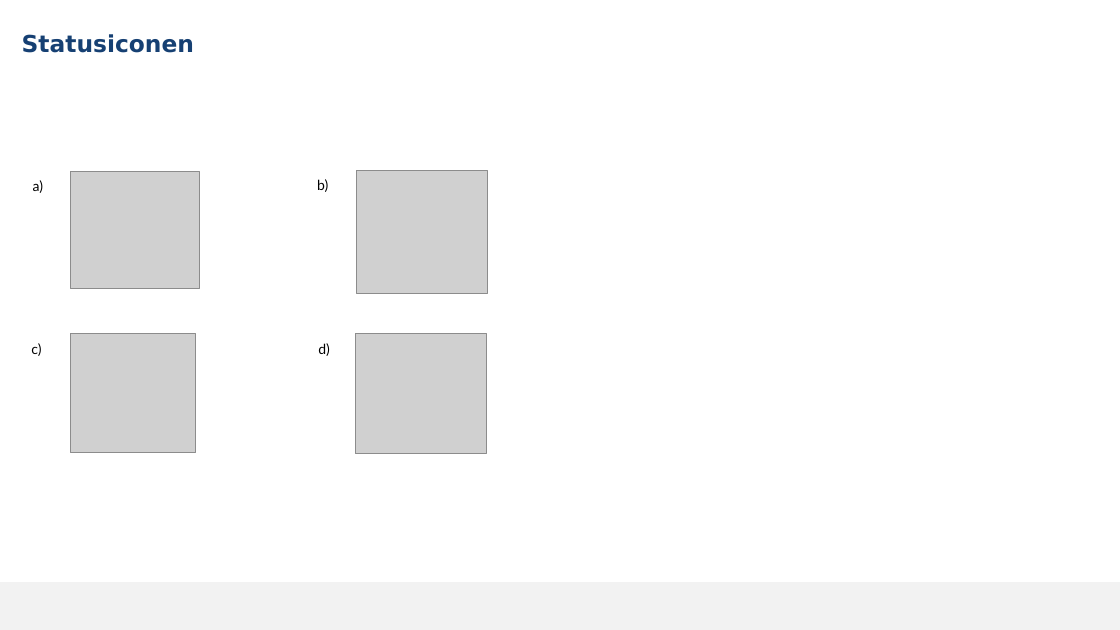
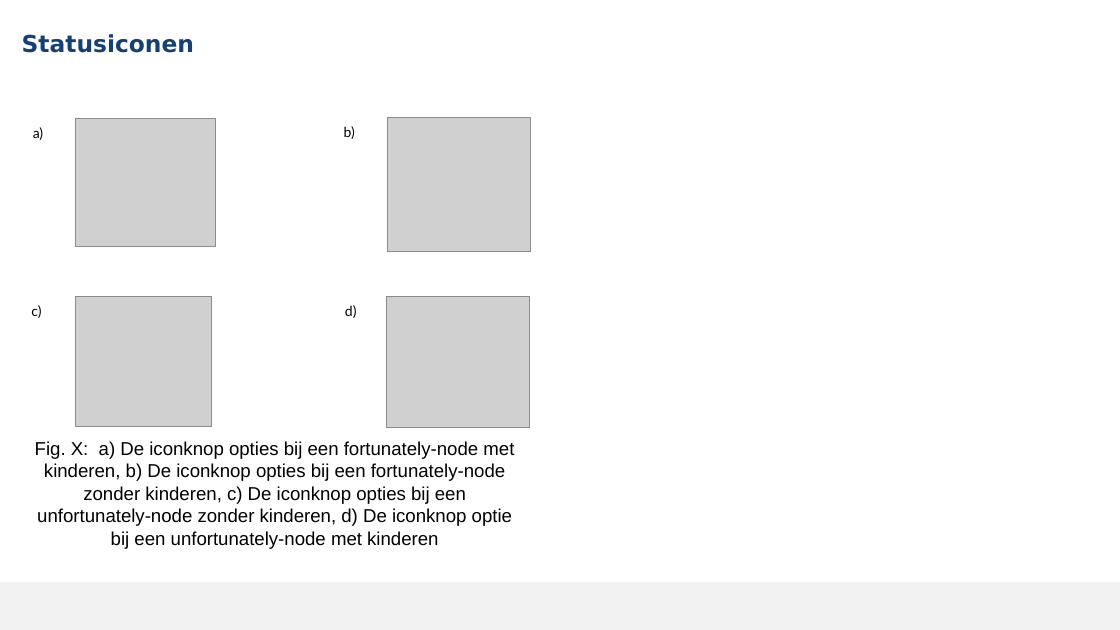
Before and after one commit to MikaG-1952764/masterproef, a slide deck: slide 14 of MP2526_Verdediging.pptx. Drawn at 1120x630 pixels with LibreOffice and Linux fonts; fonts in the diff are those of the drawing; grey boxes stand for pictures; background and template pictures are left out. Boxes give left, top, right and bottom in pixels: in the first picture for what was removed or moved away, otherwise in the second. Text is boxed around its words. In the diff, an @@ line names an element or a change of style, - is before the commit and + after.

```diff
--- a/MP2526_Verdediging.pptx
+++ b/MP2526_Verdediging.pptx
@@ text "a)": place and size @@
-text "a)" at <box>33,180,43,193</box>
+text "a)" at <box>33,127,43,140</box>
@@ picture: place and size @@
-picture at <box>71,171,199,288</box>
+picture at <box>75,119,215,247</box>
@@ text "b)": place and size @@
-text "b)" at <box>317,179,328,192</box>
+text "b)" at <box>344,126,355,139</box>
@@ picture: place and size @@
-picture at <box>356,171,487,293</box>
+picture at <box>387,118,530,252</box>
@@ text "c)": place and size @@
-text "c)" at <box>31,343,41,356</box>
+text "c)" at <box>31,305,41,318</box>
@@ picture: place and size @@
-picture at <box>71,334,196,453</box>
+picture at <box>75,296,212,426</box>
@@ text "d)": place and size @@
-text "d)" at <box>318,343,330,356</box>
+text "d)" at <box>345,305,357,318</box>
@@ picture: place and size @@
-picture at <box>355,334,486,454</box>
+picture at <box>386,296,529,427</box>
@@ text added at <box>35,441,514,549</box>, 16 pt, text #000000 @@
+Fig. X: a) De iconknop opties bij een fortunately-node met
+kinderen, b) De iconknop opties bij een fortunately-node
+zonder kinderen, c) De iconknop opties bij een
+unfortunately-node zonder kinderen, d) De iconknop optie
+bij een unfortunately-node met kinderen
```
Also in this commit, not shown: 9 other slides changed, 1 other file.
